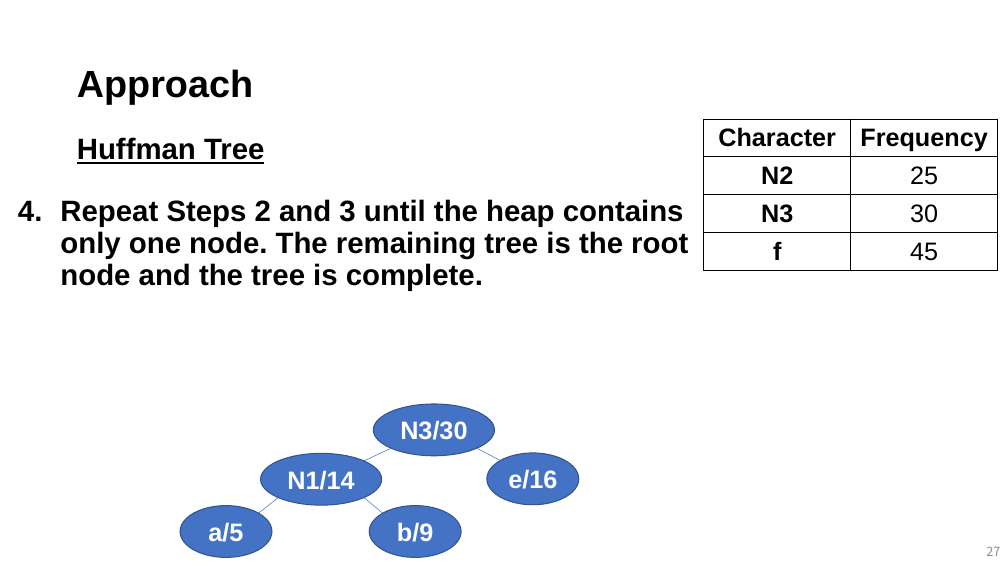
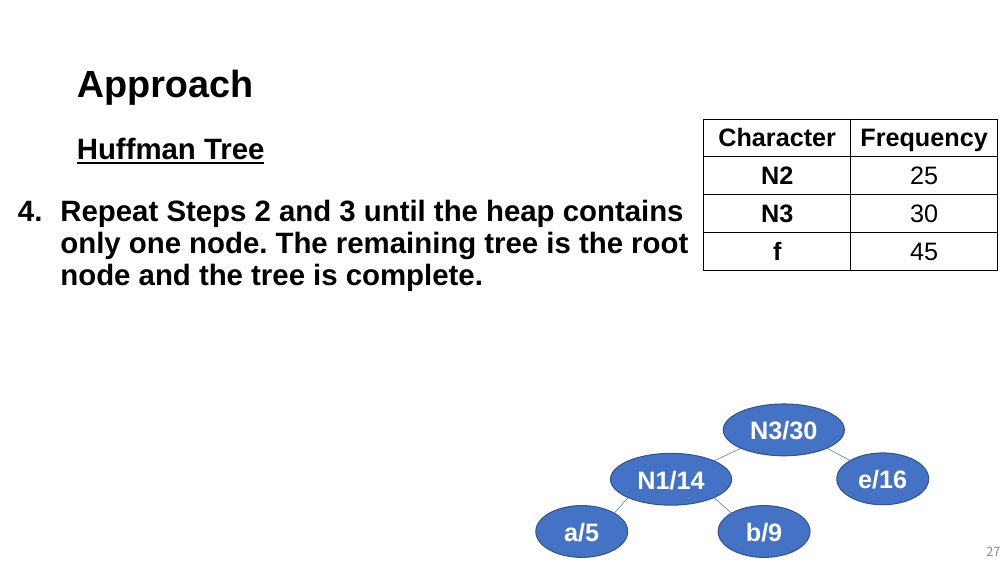
Before and after one commit to mlailab-skku/mlailab-skku.github.io, a slide deck: slide 27 of files/greedy_algorithm.pptm. Drawn at 1008x567 pixels with LibreOffice and Linux fonts; fonts in the diff are those of the drawing. Boxes give left, top, right and bottom in pixels: in the first picture for what was removed or moved away, otherwise in the second. Text is boxed around its words. In the diff, an @@ line names an element or a change of style, - is before the commit and + after.

```diff
--- a/files/greedy_algorithm.pptm
+++ b/files/greedy_algorithm.pptm
@@ ellipse "a/5": place and size @@
-ellipse "a/5" at [180, 506, 272, 557]
+ellipse "a/5" at [536, 506, 628, 557]
@@ line moved from (278, 498) - (259, 513) to (628, 498) - (615, 513) @@
@@ 4 ellipses, 3 lines: place and size @@
-4 ellipses, 3 lines at [261, 404, 579, 557]
+4 ellipses, 3 lines at [610, 404, 929, 557]
```
Also in this commit, not shown: 3 other slides changed, 10 other files.
